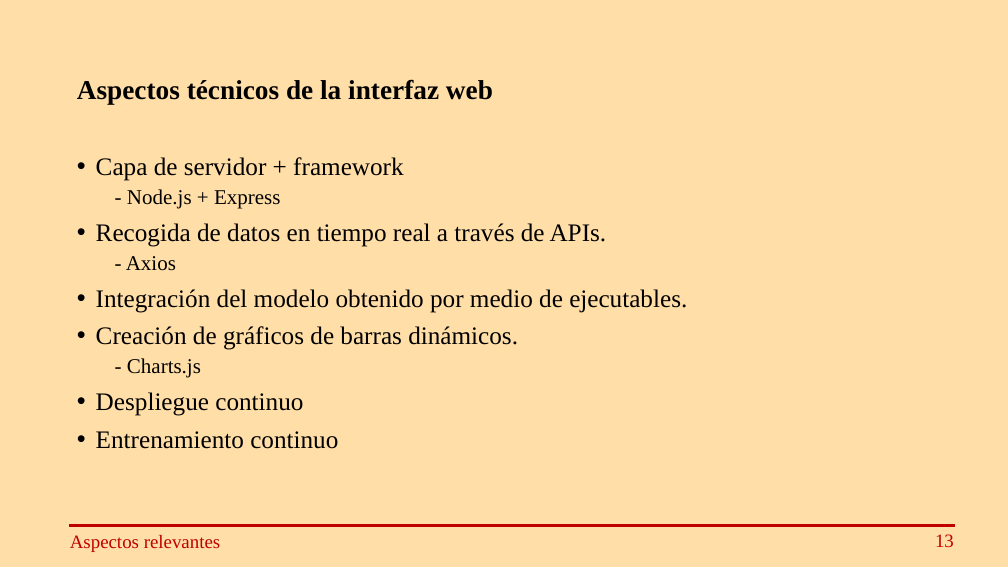
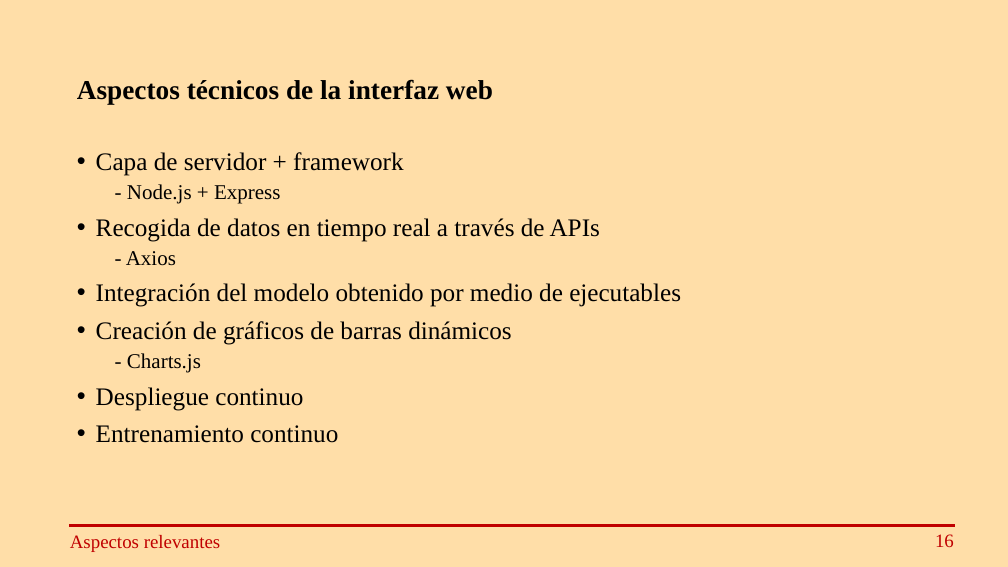
Before and after one commit to IsmaelMira/TFG, a slide deck: slide 18 of PresentacionTFG.pptx (slide 15 before the commit). Drawn at 1008x567 pixels with LibreOffice and Linux fonts; fonts in the diff are those of the drawing. Boxes give left, top, right and bottom in pixels: in the first picture for what was removed or moved away, otherwise in the second. Text is boxed around its words. In the diff, an @@ line names an element or a change of style, - is before the commit and + after.

```diff
--- a/PresentacionTFG.pptx
+++ b/PresentacionTFG.pptx
@@ text at <box>96,218,600,242</box>: text changed @@
-• Recogida de datos en tiempo real a través de APIs.
+• Recogida de datos en tiempo real a través de APIs
@@ text at <box>96,283,681,345</box>: text changed @@
-• Integración del modelo obtenido por medio de ejecutables.
-• Creación de gráficos de barras dinámicos.
+• Integración del modelo obtenido por medio de ejecutables
+• Creación de gráficos de barras dinámicos
@@ text at <box>935,534,954,547</box>: text changed @@
-13
+16
```
Also in this commit, not shown: 18 other slides changed, 5 slides added, 4 other files.
